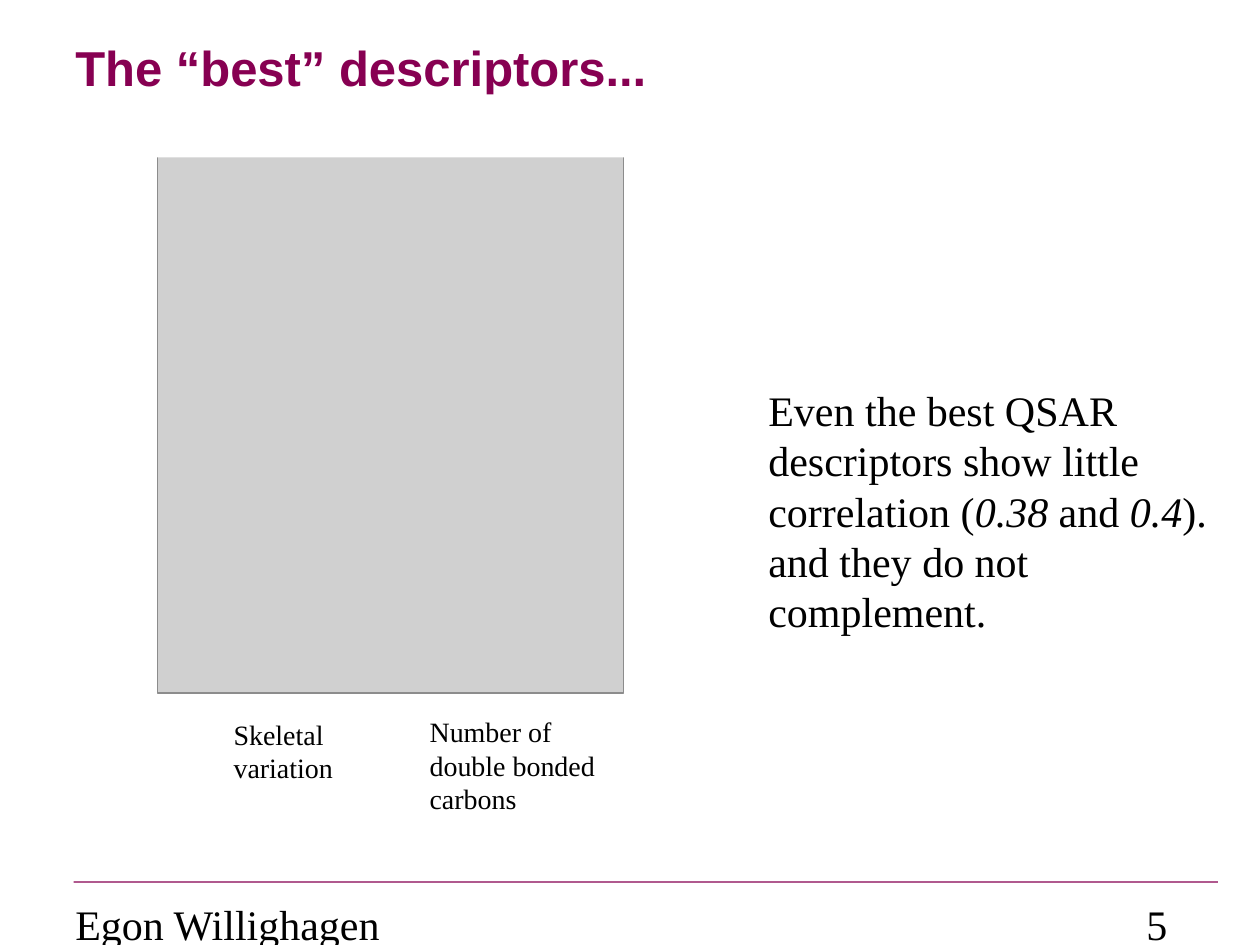
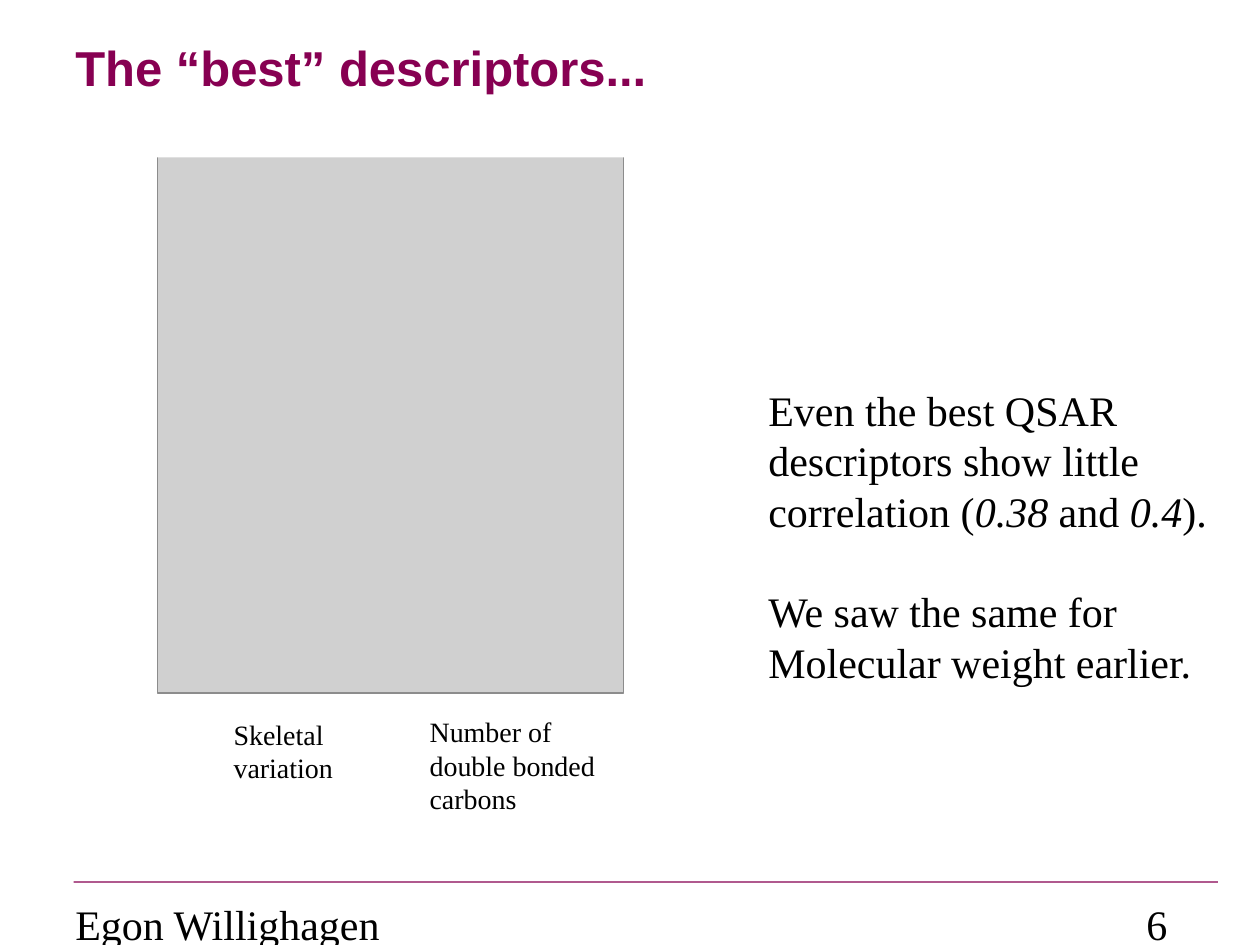
Before and after one commit to egonw/models, a slide deck: slide 6 of projects/cmap/report/forRoland.odp (slide 5 before the commit). Drawn at 1260x945 pixels with LibreOffice and Linux fonts; fonts in the diff are those of the drawing; grey boxes stand for pictures; background and template pictures are left out. Boxes give left, top, right and bottom in pixels: in the first picture for what was removed or moved away, otherwise in the second. Text is boxed around its words. In the diff, an @@ line names an element or a change of style, - is before the commit and + after.

```diff
--- a/projects/cmap/report/forRoland.odp
+++ b/projects/cmap/report/forRoland.odp
@@ text at box(768, 597, 1191, 687): text changed @@
-and they do not
-complement.
+We saw the same for
+Molecular weight earlier.
@@ page number at box(1146, 912, 1167, 941): text changed @@
-5
+6
```
Also in this commit, not shown: 3 other slides changed, 4 slides added, 5 slides removed, 1 other file.
